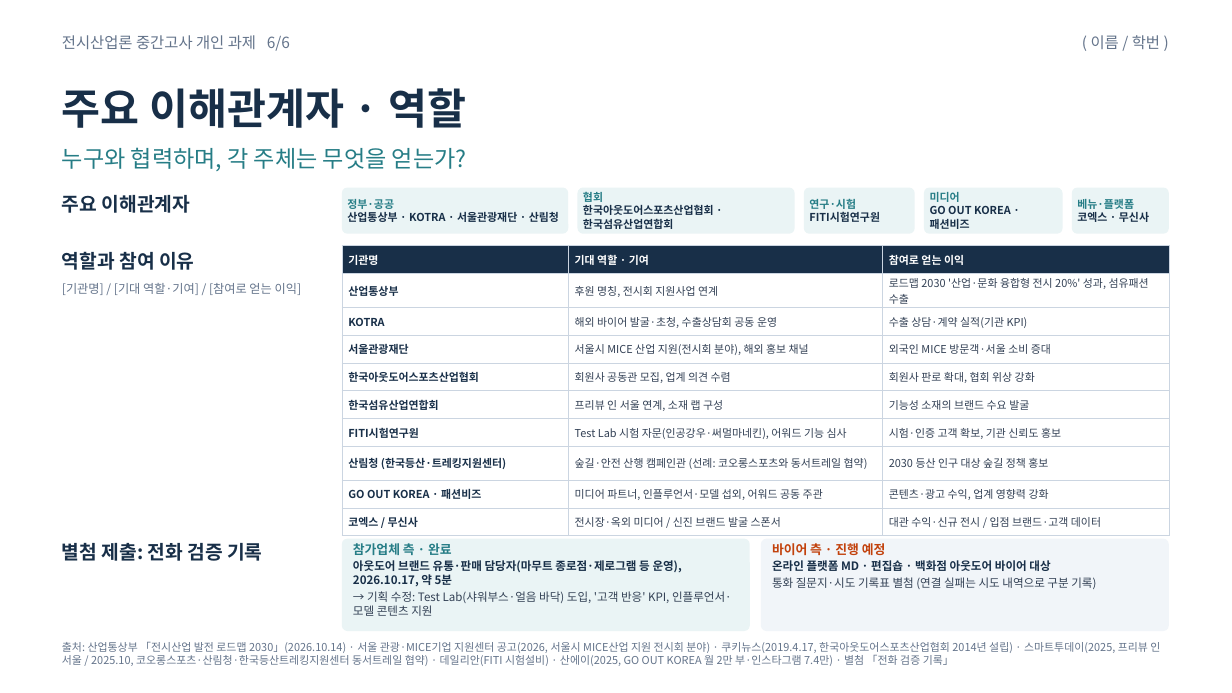
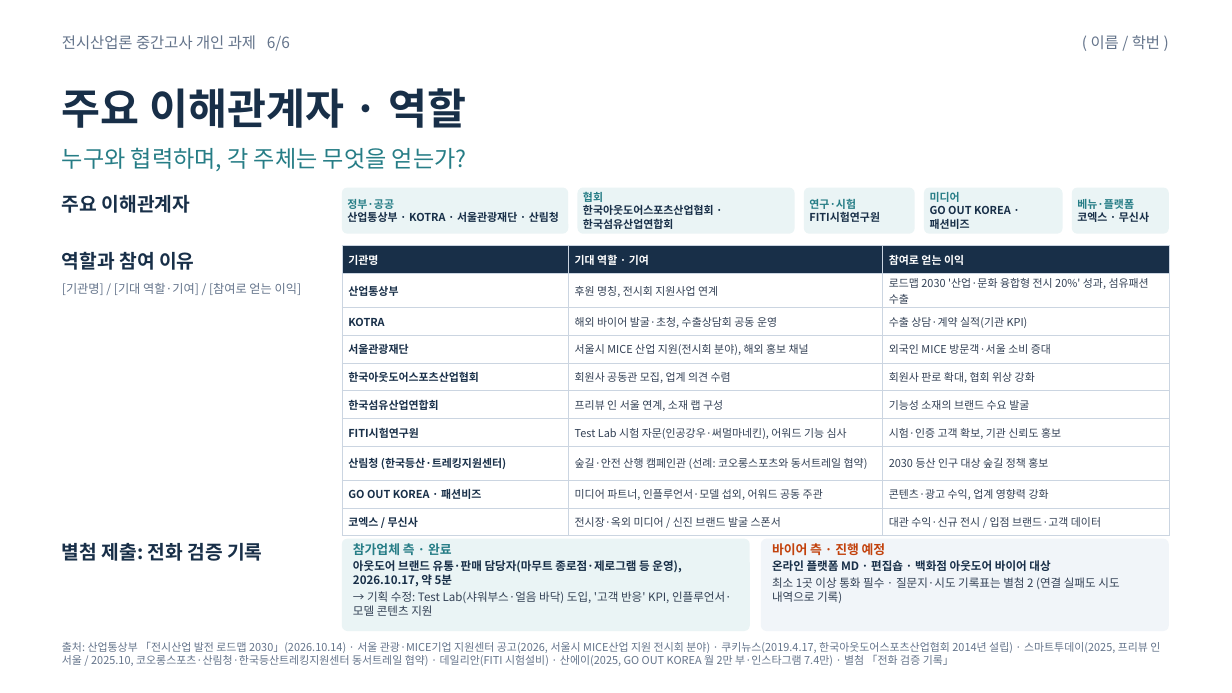
Before and after one commit to id01099050593-commits/exihi_indus, a slide deck: slide 6 of GFF_SEOUL_2027_전시산업론_중간과제.pptx. Drawn at 1232x693 pixels with LibreOffice and Linux fonts; fonts in the diff are those of the drawing. Boxes give left, top, right and bottom in pixels: in the first picture for what was removed or moved away, otherwise in the second. Text is boxed around its words. In the diff, an @@ line names an element or a change of style, - is before the commit and + after.

```diff
--- a/GFF_SEOUL_2027_전시산업론_중간과제.pptx
+++ b/GFF_SEOUL_2027_전시산업론_중간과제.pptx
@@ text at [772, 577, 1119, 603]: text changed @@
-통화 질문지·시도 기록표 별첨 (연결 실패는 시도 내역으로 구분 기록)
+최소 1곳 이상 통화 필수 · 질문지·시도 기록표는 별첨 2 (연결 실패도 시도 내역으로 기록)
```
Also in this commit, not shown: 6 other slides changed, 2 other files.
